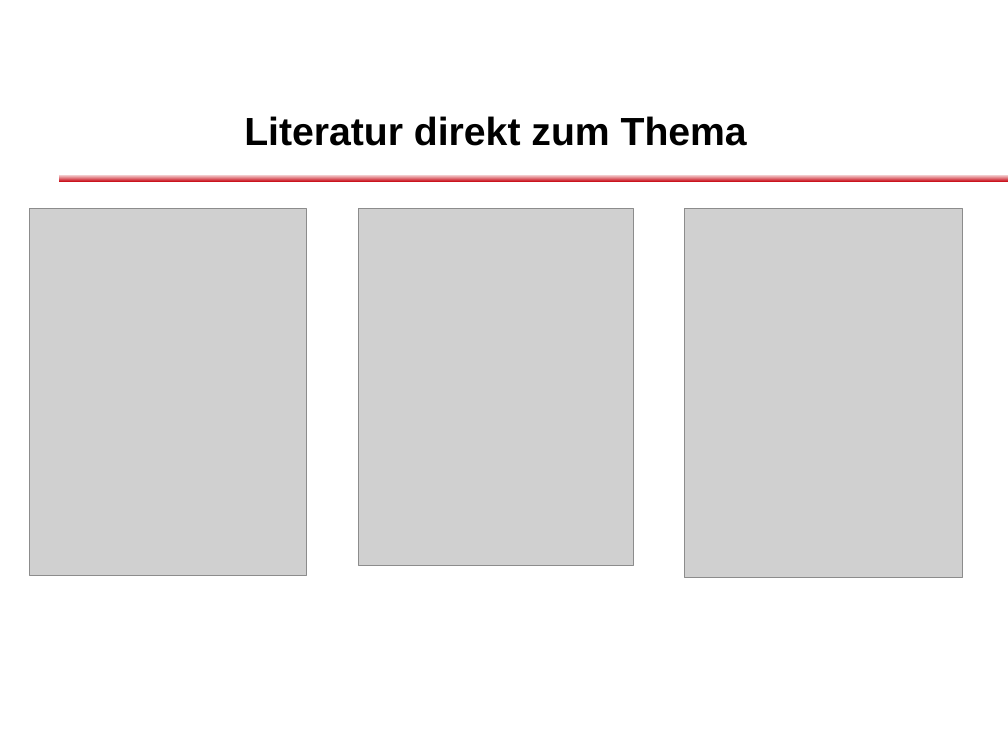
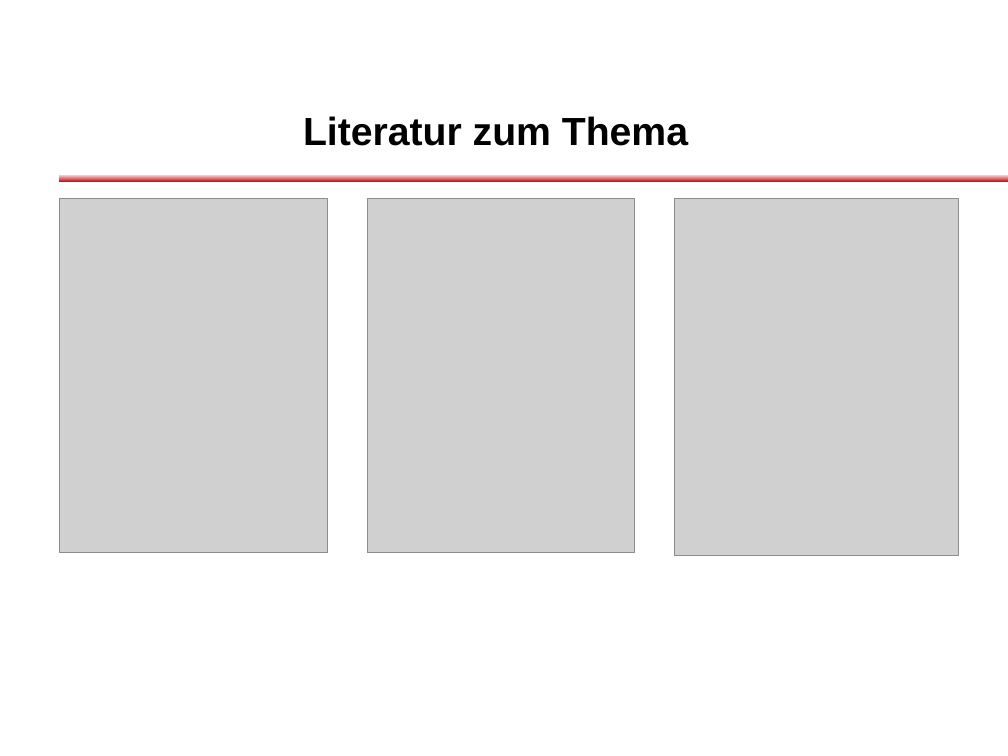
Before and after one commit to dlindner/vorlesung-se2-dhbw, a slide deck: slide 21 of added_2012/Continuous Integration.odp (slide 20 before the commit). Drawn at 1008x756 pixels with LibreOffice and Linux fonts; fonts in the diff are those of the drawing; grey boxes stand for pictures; background and template pictures are left out. Boxes give left, top, right and bottom in pixels: in the first picture for what was removed or moved away, otherwise in the second. Text is boxed around its words. In the diff, an @@ line names an element or a change of style, - is before the commit and + after.

```diff
--- a/added_2012/Continuous Integration.odp
+++ b/added_2012/Continuous Integration.odp
@@ title at [303,116,688,146]: text changed @@
-Literatur direkt zum Thema
+Literatur zum Thema
@@ picture: place and size @@
-picture at [30,209,306,576]
+picture at [59,199,328,552]
@@ picture: place and size @@
-picture at [359,209,634,565]
+picture at [367,199,635,552]
@@ picture: place and size @@
-picture at [684,209,963,578]
+picture at [674,199,959,555]
```
Also in this commit, not shown: 1 other slide changed, 9 slides added, 8 slides removed.
